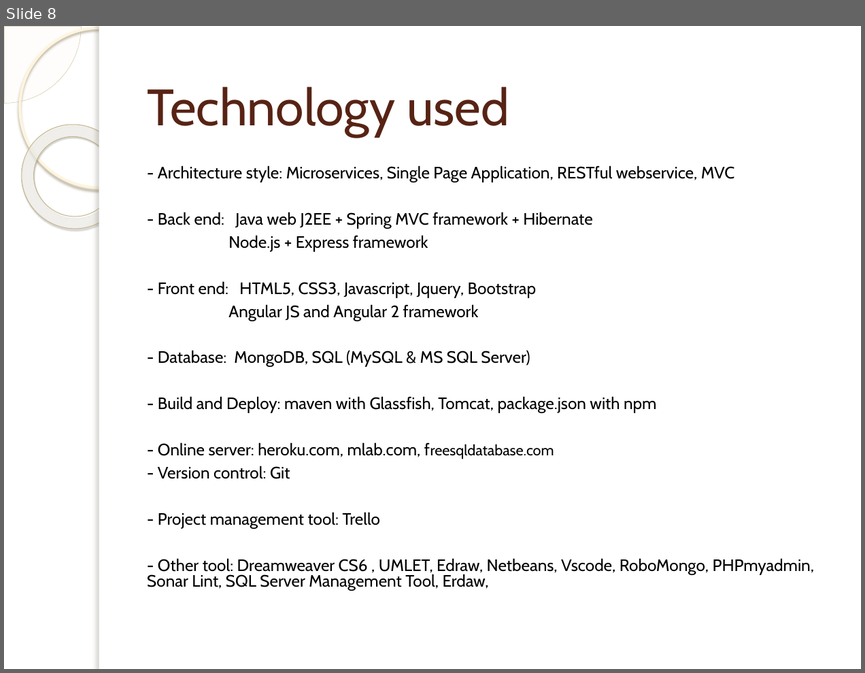
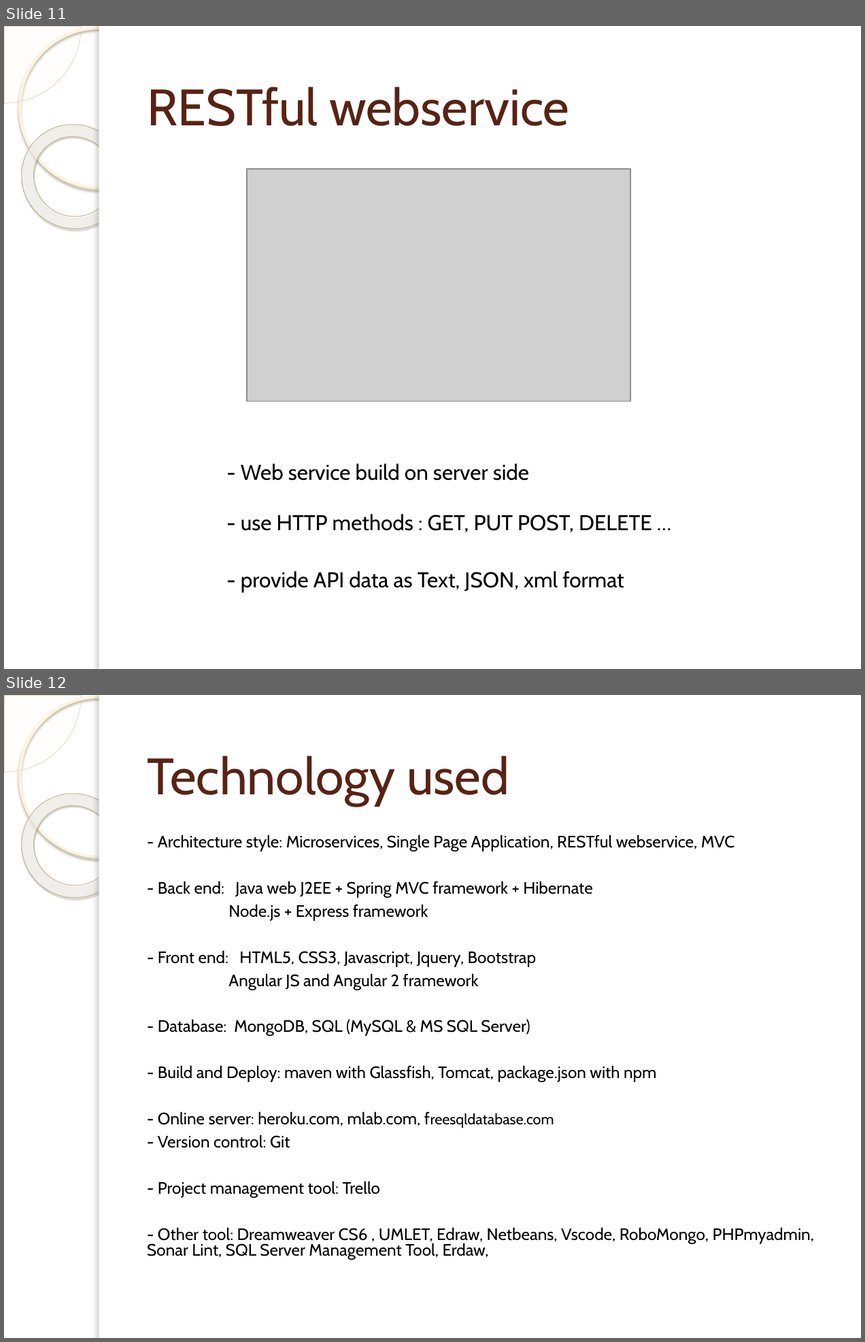
Before and after one commit to dohungcuongdev/thesis-documentation, a slide deck: Thesis-review.pptx. Shown one above the other, each under a label of ours: slide 8 before the commit, slides 11 and 12 after it. The pictures are 865x673 and 865x1342 pixels, drawn with LibreOffice and Linux fonts; fonts in the diff are those of the drawing; grey boxes stand for pictures; background and template pictures are left out. Boxes give left, top, right and bottom in pixels: in the first picture for what was removed or moved away, otherwise in the second. Text is boxed around its words. In the diff, an @@ line names an element or a change of style, - is before the commit and + after.

```diff
--- a/Thesis-review.pptx
+++ b/Thesis-review.pptx
@@ slide 11 added at box(4, 26, 861, 669), background picture (left out); not listed: 5 template elements that a slide beside it also shows @@
@@ title added at box(147, 87, 569, 126), 43 pt, text #572314 @@
+RESTful webservice
@@ picture added at box(247, 169, 630, 401) @@
@@ text added at box(241, 463, 529, 480), 18 pt, text #000000 @@
+- Web service build on server side
@@ text added at box(241, 514, 652, 533), 18 pt, text #000000 @@
+- use HTTP methods : GET, PUT POST, DELETE …
@@ text added at box(241, 571, 624, 592), 18 pt, text #000000 @@
+- provide API data as Text, JSON, xml format
@@ what was slide 8 is now slide 12 @@
```
Also in this commit, not shown: 5 slides changed, 3 other slides added, 1 other file.
